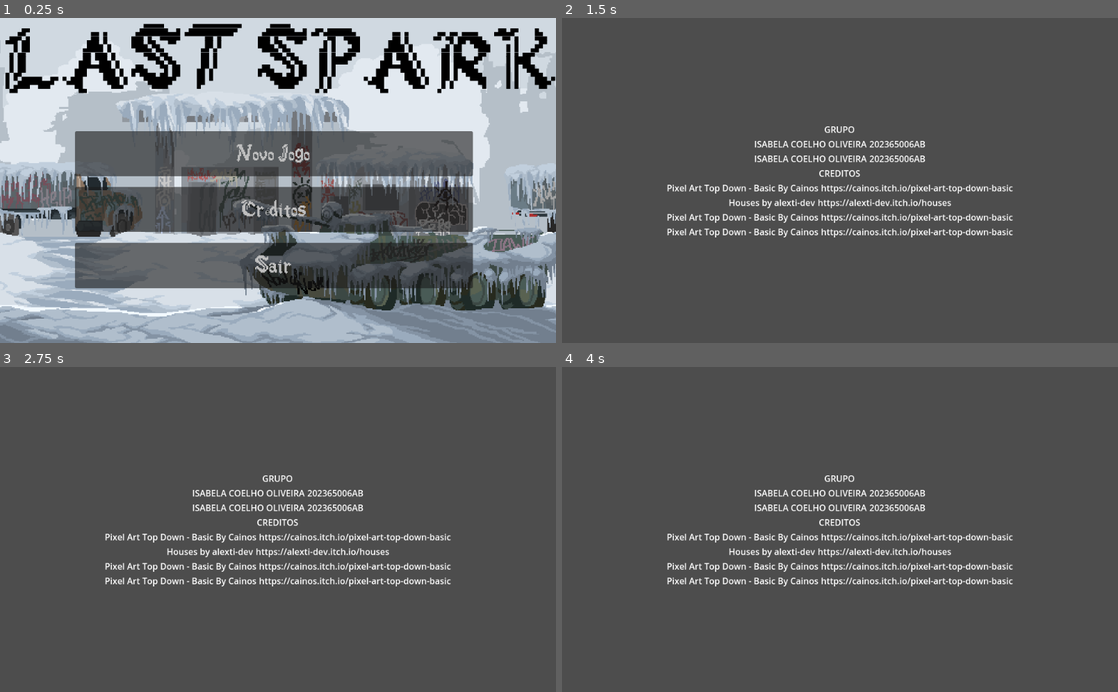
Above: before the commit, frames 1-4 (two rows, left to right).
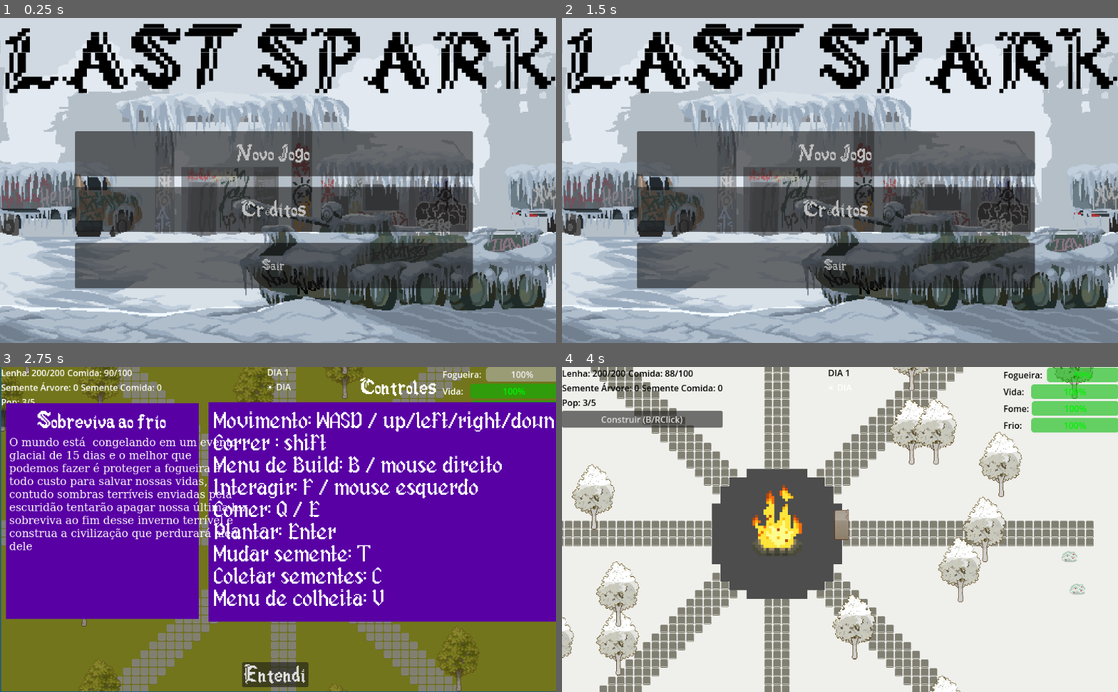
Above: after the commit, the same moments.

Repository: Isabeautiful/last-spark
Game: Godot game, scene res://Scenes/UI/main_menu.tscn
Two runs of this game, one before a commit and one after it. Both use one fixed random seed, a clock stepped at 60 frames per second and the inputs below.
Inputs (mouse positions are in pixels of both pictures, inside the frame that each line leads up to):
- Up to frame 1 (0.25 s): no input
- Up to frame 2 (1.5 s): click "Créditos" at 0.5 s; click (773, 252) at 1.25 s, where only the run after the commit has a clickable "BACK TO MENU"
- Up to frame 3 (2.75 s): click (272, 503) at 2 s, where only the run after the commit has a clickable "Novo Jogo"
- Up to frame 4 (4 s): click (840, 675) at 2.75 s, where only the run after the commit has a clickable "Entendi"; tap Enter at 3.5 s; move the mouse to (962, 513) at 3.52 s; hold D (Right) from 3.53 s (still down); hold Q (eat) from 3.53 s (still down); click (962, 513) at 3.67 s

The runs differ from the first frame. In frame 1, 0.2% of the frame differs, in the area x 45-53%, y 72-79%; in frame 2, 82%; in frame 3, 99%, in the area x 0-100%, y 0-100%; in frame 4, 93%.

Commit message:
adiciona estilo aos creditos

Diff:
--- /dev/null
+++ b/Scenes/UI/credits.gd
@@ -0,0 +1,12 @@
+extends Control
+
+func _on_start_game_pressed() -> void:
+	get_tree().change_scene_to_file("res://Scenes/UI/Tutorial.tscn")
+
+
+func _on_quit_pressed() -> void:
+	get_tree().quit()
+
+
+func _on_voltar_ao_menu_pressed() -> void:
+	get_tree().change_scene_to_file("res://Scenes/UI/main_menu.tscn")
--- a/Scenes/UI/credits.tscn
+++ b/Scenes/UI/credits.tscn
@@ -1,4 +1,8 @@
-[gd_scene format=3 uid="uid://bk716e8jbwk7u"]
+[gd_scene load_steps=4 format=3 uid="uid://bk716e8jbwk7u"]
+
+[ext_resource type="Texture2D" uid="uid://cbsq0hbkfoalx" path="res://Assets/Background/orig.png" id="1_h87vg"]
+[ext_resource type="Script" uid="uid://84f1s0bnev2p" path="res://Scenes/UI/credits.gd" id="1_q4iv0"]
+[ext_resource type="Theme" uid="uid://dtgrkvhpis27j" path="res://Scenes/UI/main_menu.theme" id="3_lm48m"]
 
 [node name="Credits" type="Control"]
 layout_mode = 3
@@ -7,15 +11,25 @@
 anchor_bottom = 1.0
 grow_horizontal = 2
 grow_vertical = 2
+script = ExtResource("1_q4iv0")
 
-[node name="ColorRect" type="ColorRect" parent="."]
+[node name="ColorRect" type="TextureRect" parent="."]
 layout_mode = 1
 anchors_preset = 15
 anchor_right = 1.0
 anchor_bottom = 1.0
 grow_horizontal = 2
 grow_vertical = 2
-color = Color(0.30323282, 0.30323282, 0.30323282, 1)
+texture = ExtResource("1_h87vg")
+
+[node name="ColorRect2" type="ColorRect" parent="."]
+layout_mode = 0
+offset_left = 106.0
+offset_top = 133.0
+offset_right = 942.0
+offset_bottom = 473.0
+size_flags_vertical = 3
+color = Color(0.19793725, 0.19793722, 0.19793722, 1)
 
 [node name="VBoxContainer" type="VBoxContainer" parent="."]
 layout_mode = 1
@@ -24,12 +38,14 @@
 anchor_top = 0.5
 anchor_right = 0.5
 anchor_bottom = 0.5
-offset_left = -319.0
-offset_top = -65.5
-offset_right = 319.0
-offset_bottom = 65.5
+offset_left = -597.0
+offset_top = -141.0
+offset_right = 607.0
+offset_bottom = 273.0
 grow_horizontal = 2
 grow_vertical = 2
+theme = ExtResource("3_lm48m")
+theme_override_constants/separation = 20
 
 [node name="GrupoContainer" type="VBoxContainer" parent="VBoxContainer"]
 layout_mode = 2
@@ -57,11 +73,11 @@
 
 [node name="Nome" type="Label" parent="VBoxContainer/GrupoContainer/Integrante2"]
 layout_mode = 2
-text = "ISABELA COELHO OLIVEIRA"
+text = "IGOR CORREA TRIFILIO CAMPOS"
 
 [node name="Matricula" type="Label" parent="VBoxContainer/GrupoContainer/Integrante2"]
 layout_mode = 2
-text = "202365006AB"
+text = "202365092AB"
 
 [node name="AssetsContainer" type="VBoxContainer" parent="VBoxContainer"]
 layout_mode = 2
@@ -118,3 +134,24 @@
 [node name="Link" type="Label" parent="VBoxContainer/AssetsContainer/Asset4"]
 layout_mode = 2
 text = "https://cainos.itch.io/pixel-art-top-down-basic"
+
+[node name="BotoesContainer" type="HBoxContainer" parent="VBoxContainer"]
+layout_mode = 2
+size_flags_horizontal = 4
+size_flags_vertical = 8
+
+[node name="Voltar ao menu" type="Button" parent="VBoxContainer/BotoesContainer"]
+layout_mode = 2
+text = "BACK TO MENU"
+
+[node name="Start Game" type="Button" parent="VBoxContainer/BotoesContainer"]
+layout_mode = 2
+text = "START GAME"
+
+[node name="Quit" type="Button" parent="VBoxContainer/BotoesContainer"]
+layout_mode = 2
+text = "SAIR"
+
+[connection signal="pressed" from="VBoxContainer/BotoesContainer/Voltar ao menu" to="." method="_on_voltar_ao_menu_pressed"]
+[connection signal="pressed" from="VBoxContainer/BotoesContainer/Start Game" to="." method="_on_start_game_pressed"]
+[connection signal="pressed" from="VBoxContainer/BotoesContainer/Quit" to="." method="_on_quit_pressed"]
Not shown, added: Scenes/UI/credits.gd.uid
Binary file changed: Scenes/UI/main_menu.theme
